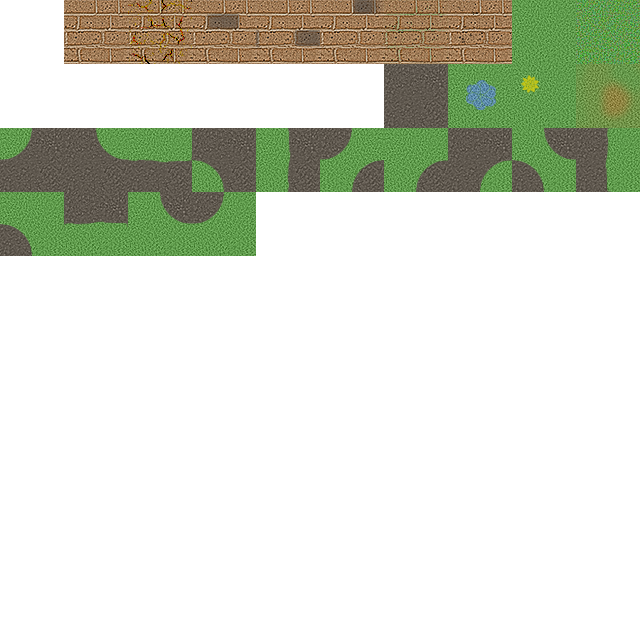
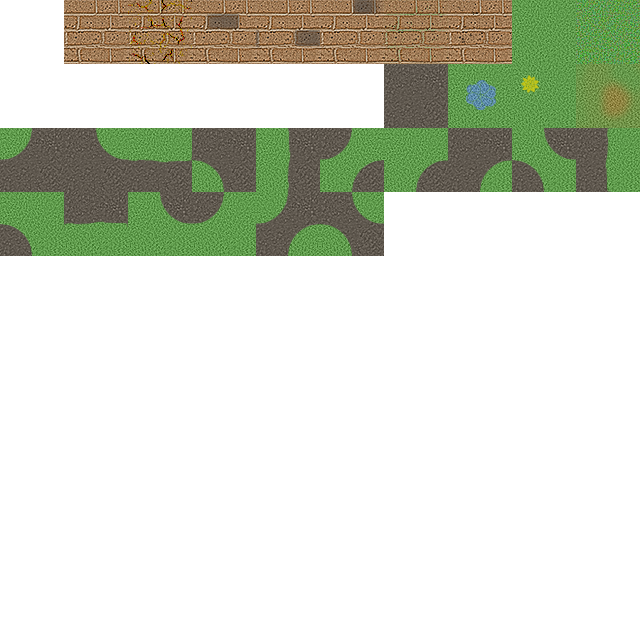
Revision of a layered 640 × 640 image; what changed, layer by layer:
added layer "Layer 19" above "Layer 18" over box(320, 192, 384, 256)
added layer "Layer 18" above "Layer 17" over box(256, 192, 320, 256)
